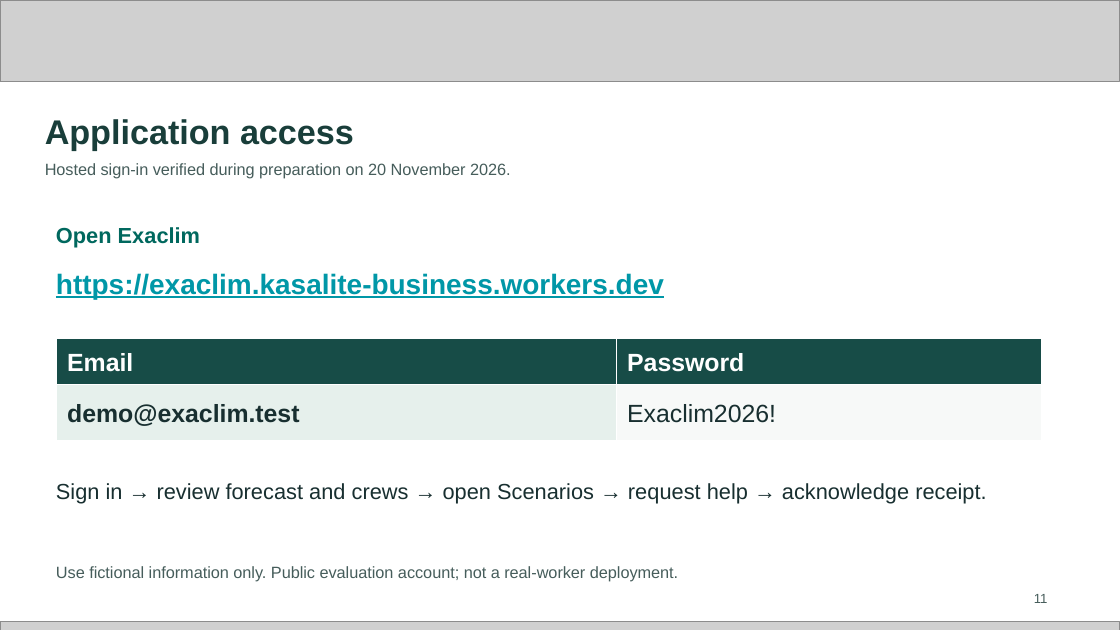
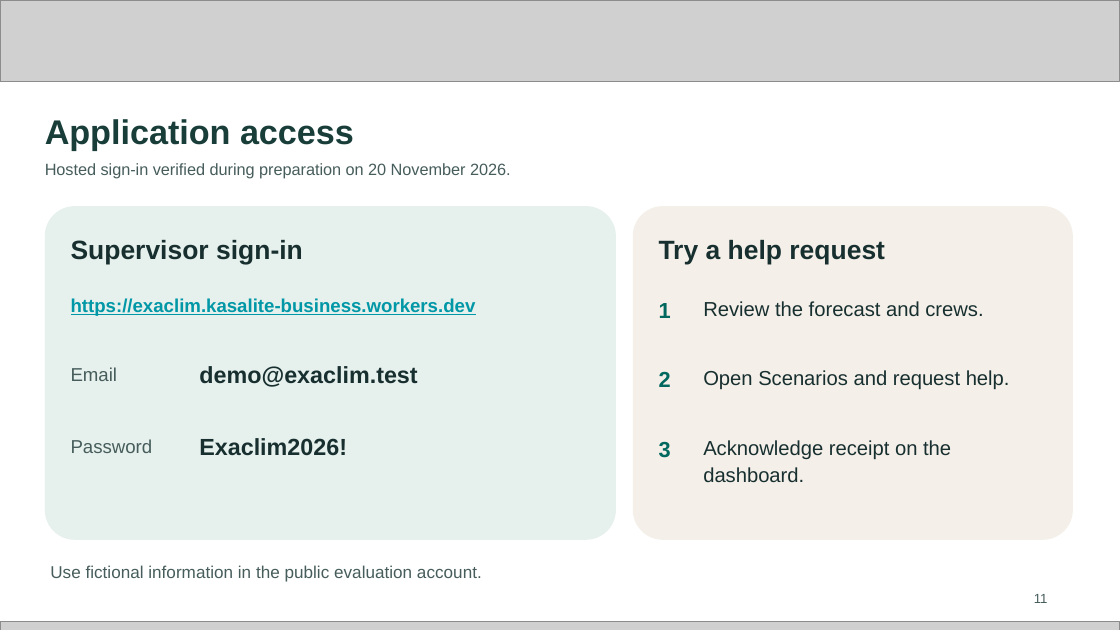
Before and after one commit to sammydamz/exaclim, a slide deck: slide 11 of downloads/submission/Exaclim_Future_Health_Submission.pptx. Drawn at 1120x630 pixels with LibreOffice and Linux fonts; fonts in the diff are those of the drawing; grey boxes stand for pictures. Boxes give left, top, right and bottom in pixels: in the first picture for what was removed or moved away, otherwise in the second. Text is boxed around its words. In the diff, an @@ line names an element or a change of style, - is before the commit and + after.

Commit message:
Publish reviewed PowerPoint and PDF exports

```diff
--- a/downloads/submission/Exaclim_Future_Health_Submission.pptx
+++ b/downloads/submission/Exaclim_Future_Health_Submission.pptx
@@ rounded rectangle added at [45, 206, 616, 540], fill #E6F0EC @@
@@ rounded rectangle added at [633, 206, 1073, 540], fill #F4F0E9 @@
@@ text removed at [56, 227, 200, 248] @@
-Open Exaclim
@@ text added at [71, 240, 303, 265], 17 pt, text #182F30, bold @@
+Supervisor sign-in
@@ text added at [659, 240, 885, 265], 17 pt, text #182F30, bold @@
+Try a help request
@@ text "https://exaclim.kasalite-business.workers.dev": place and size @@
-text "https://exaclim.kasalite-business.workers.dev" at [56, 273, 664, 299]
+text "https://exaclim.kasalite-business.workers.dev" at [71, 298, 476, 316]
@@ text "https://exaclim.kasalite-business.workers.dev" at [71, 298, 476, 316]: size 18 to 12 pt @@
@@ text added at [659, 303, 671, 318], 14 pt, text #00685E, bold @@
+1
@@ text added at [703, 301, 983, 316], 13 pt, text #182F30 @@
+Review the forecast and crews.
@@ table removed at [56, 338, 1042, 437], 2 rows, 2 columns @@
-Email | Password
-demo@exaclim.test | Exaclim2026!
@@ text added at [71, 367, 118, 381], 12 pt, text #465D5B @@
+Email
@@ text added at [199, 366, 417, 387], 15 pt, text #182F30, bold @@
+demo@exaclim.test
@@ text added at [659, 371, 671, 387], 14 pt, text #00685E, bold @@
+2
@@ text added at [703, 370, 1010, 390], 13 pt, text #182F30 @@
+Open Scenarios and request help.
@@ text added at [71, 439, 153, 453], 12 pt, text #465D5B @@
+Password
@@ text added at [199, 438, 347, 456], 15 pt, text #182F30, bold @@
+Exaclim2026!
@@ text added at [659, 441, 671, 458], 14 pt, text #00685E, bold @@
+3
@@ text added at [703, 440, 951, 482], 13 pt, text #182F30 @@
+Acknowledge receipt on the dashboard.
@@ text removed at [56, 483, 986, 504] @@
-Sign in → review forecast and crews → open Scenarios → request help → acknowledge receipt.
@@ text at [50, 565, 482, 582]: text changed; size 10.5 to 11 pt @@
-Use fictional information only. Public evaluation account; not a real-worker deployment.
+Use fictional information in the public evaluation account.
```
Also in this commit, not shown: 3 other slides changed, 2 other files.
